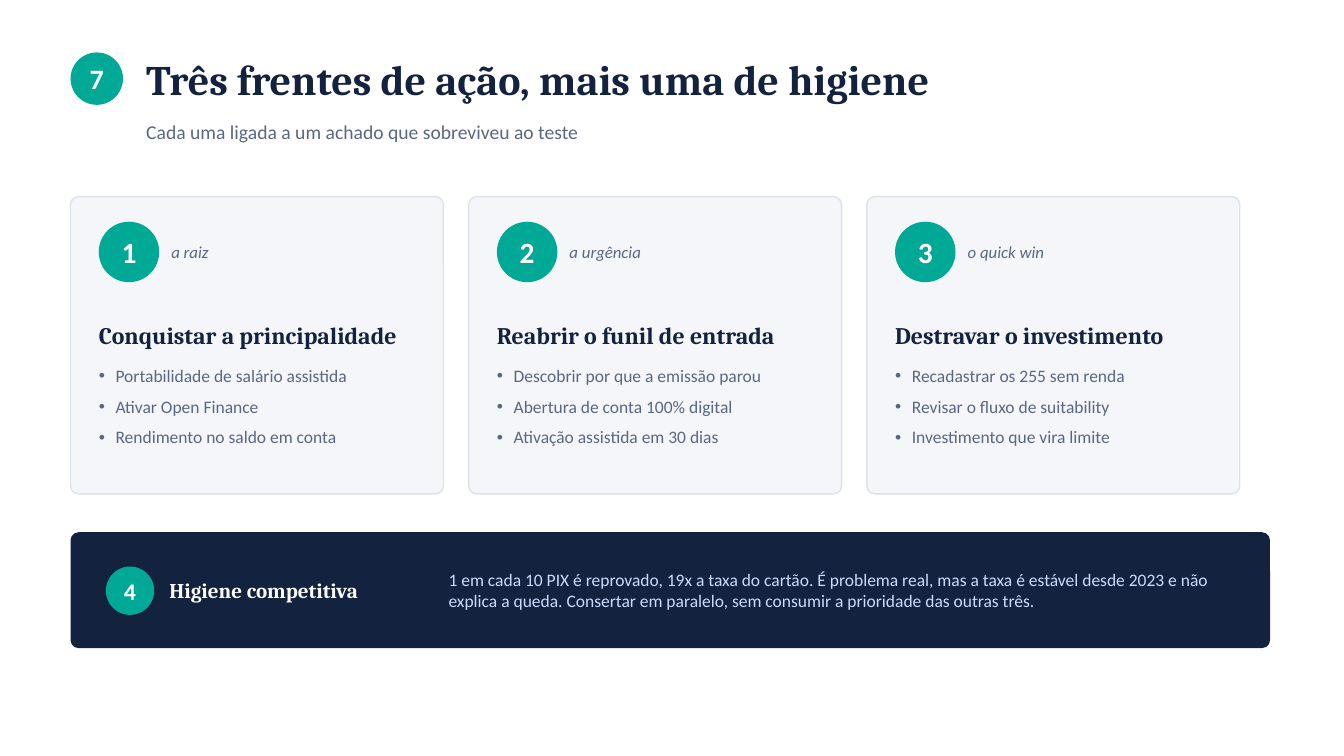
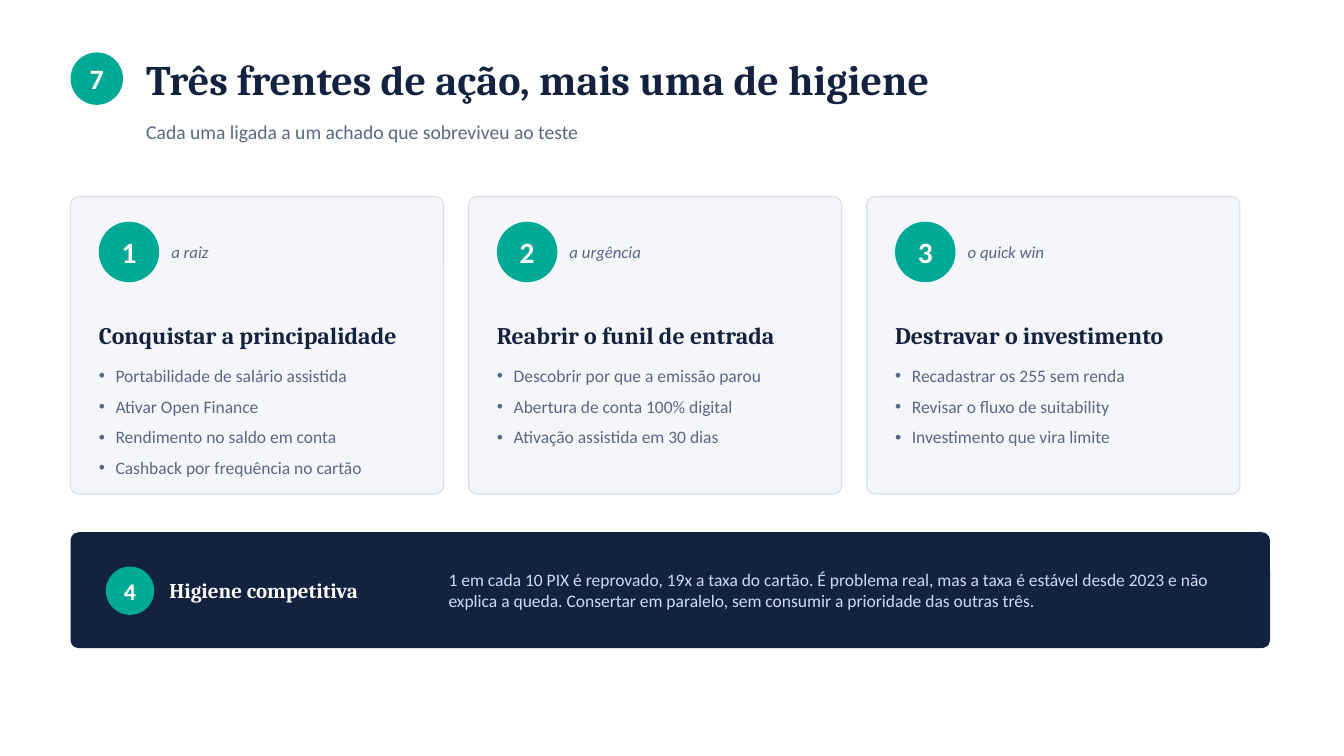
Before and after one commit to Kadayann/Master-Card-Challenge, a slide deck: slide 9 of Priceless_Bank_Apresentacao.pptx. Drawn at 1344x756 pixels with LibreOffice and Linux fonts; fonts in the diff are those of the drawing. Boxes give left, top, right and bottom in pixels: in the first picture for what was removed or moved away, otherwise in the second. Text is boxed around its words. In the diff, an @@ line names an element or a change of style, - is before the commit and + after.

```diff
--- a/Priceless_Bank_Apresentacao.pptx
+++ b/Priceless_Bank_Apresentacao.pptx
@@ text at (x1=116, y1=462, x2=362, y2=477): paragraph added @@
+• Cashback por frequência no cartão
```
Also in this commit, not shown: 2 other slides changed, 1 slide added, 1 other file.
